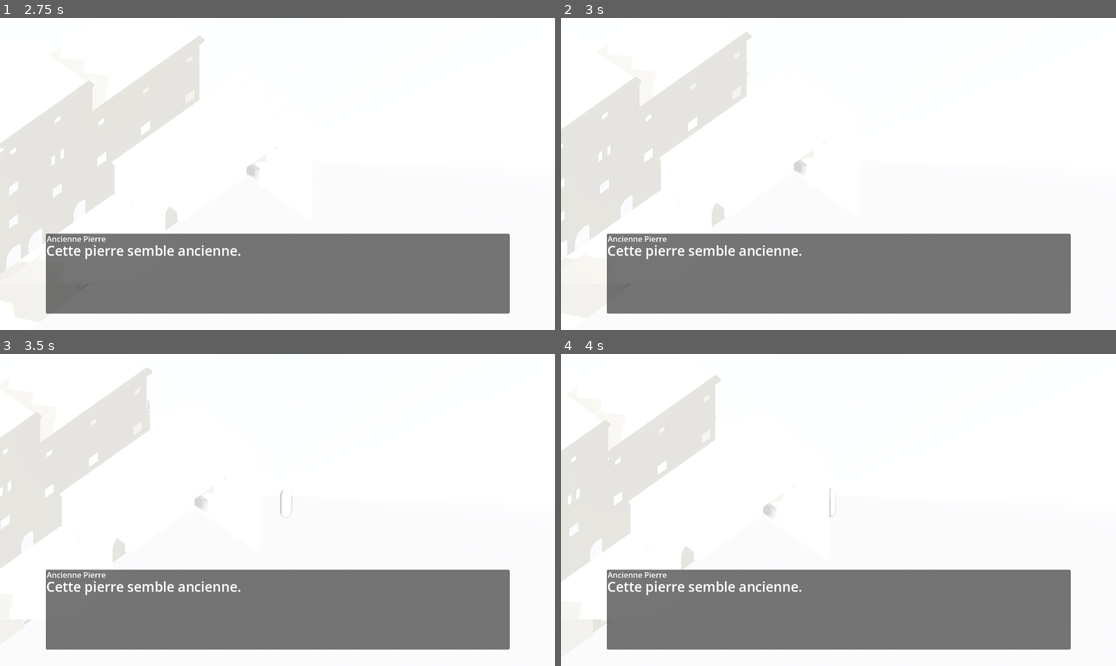
Above: before the commit, frames 1-4 (two rows, left to right).
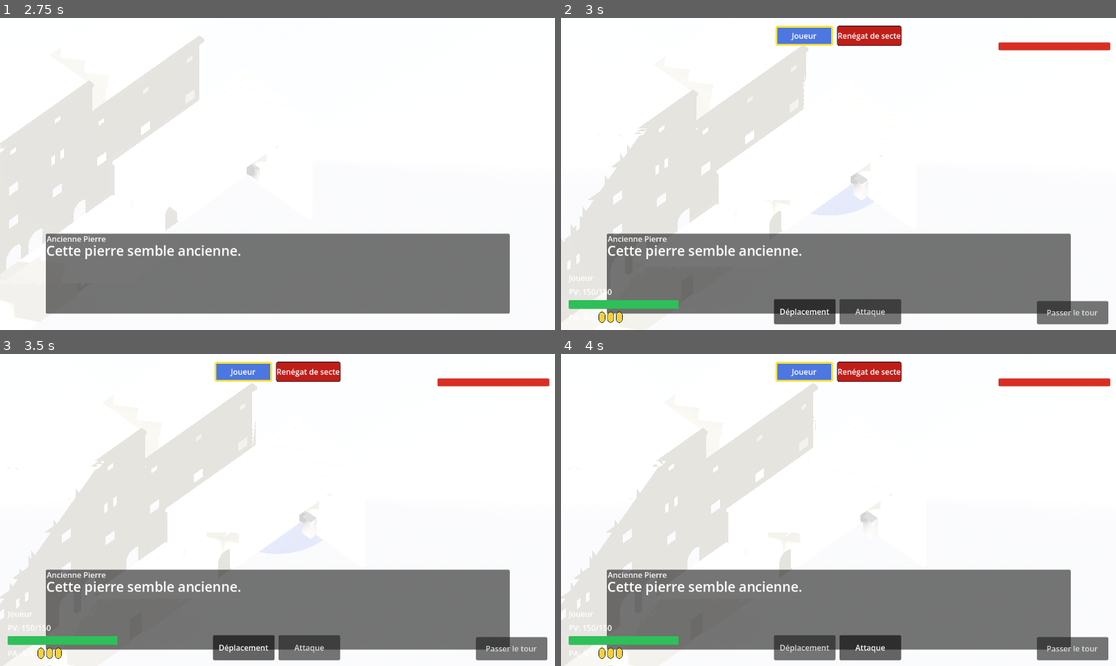
Above: after the commit, the same moments.

Repository: sillpct/lagoutte
Game: Godot game, scene res://scenes/main/main.tscn
Same seed, same stepped clock (60 frames per second), same inputs: the game is played once before the commit and once after it.
Inputs (mouse positions are in pixels of both pictures, inside the frame that each line leads up to):
- Up to frame 1 (2.75 s): click "Nouvelle Partie" at 0.5 s; tap Enter (ui_accept) at 1.25, 1.52, 2.27 s; move the mouse to (399, 158) at 1.27 s; hold Right (ui_right) 1.28-2.03 s; hold T (end_turn) 1.28-2.03 s; click (399, 158) at 1.42 s; move the mouse to (166, 189) at 2.02 s; hold Down (ui_down) from 2.03 s (still down); tap E (interact) at 2.1 s
- Up to frame 2 (3 s): move the mouse to (894, 105) at 2.77 s; release Down (ui_down) at 2.78 s; hold Right (ui_right) from 2.78 s (still down); hold C (start_test_combat) from 2.78 s (still down)
- Up to frame 3 (3.5 s): keep holding Right (ui_right); keep holding C (start_test_combat)
- Up to frame 4 (4 s): move the mouse to (810, 572) at 3.52 s; release Right (ui_right) at 3.53 s; release C (start_test_combat) at 3.53 s; hold Up (ui_up) from 3.53 s (still down); tap A (toggle_attack_mode) at 3.6 s; click (810, 572) at 3.67 s; tap Enter (ui_accept) at 3.77 s

Frame 1 is identical in both runs. In frame 2, 19% of the frame differs, in the area x 0-99%, y 2-99%; in frame 3, 23%, in the area x 0-99%, y 2-100%; in frame 4, 22%.

Commit message:
Update combat_session.gd

Diff:
--- a/scenes/combat/combat_session.gd
+++ b/scenes/combat/combat_session.gd
@@ -8,7 +8,6 @@
 @export var combat_movement: CombatMovement
 @export var combat_ui: CombatUI
 @export var combat_range_visual: CombatRangeVisual
-@export var enemy_brain: EnemyBrain
 @export var player: Node3D
 @export var renegade: Node3D
 
@@ -58,7 +57,6 @@
 		and combat_movement != null
 		and combat_ui != null
 		and combat_range_visual != null
-		and enemy_brain != null
 		and player != null
 		and renegade != null
 	)
